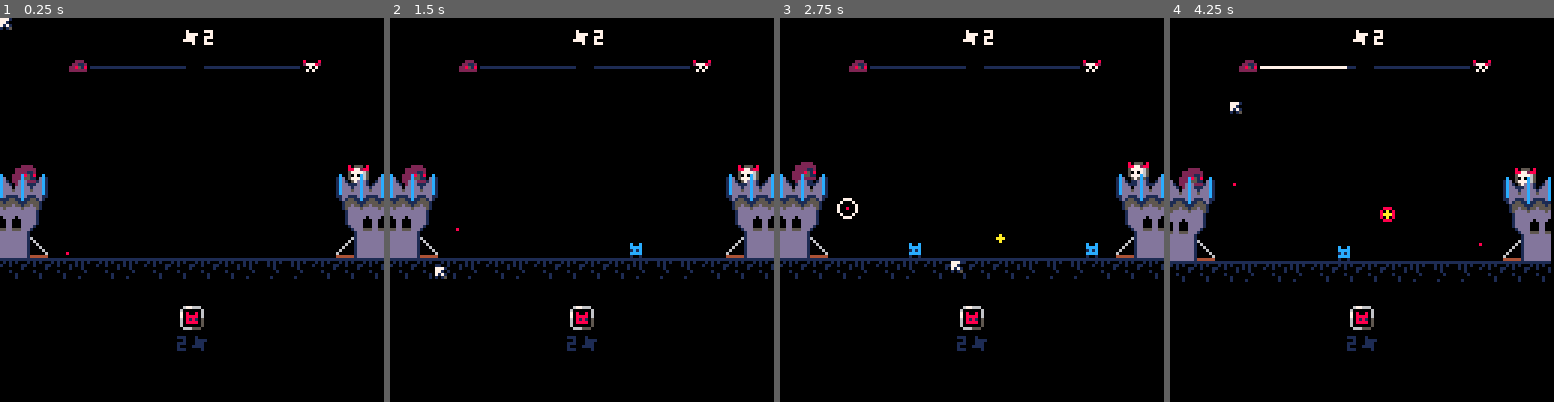
Above: before the commit, frames 1-4 (left to right).
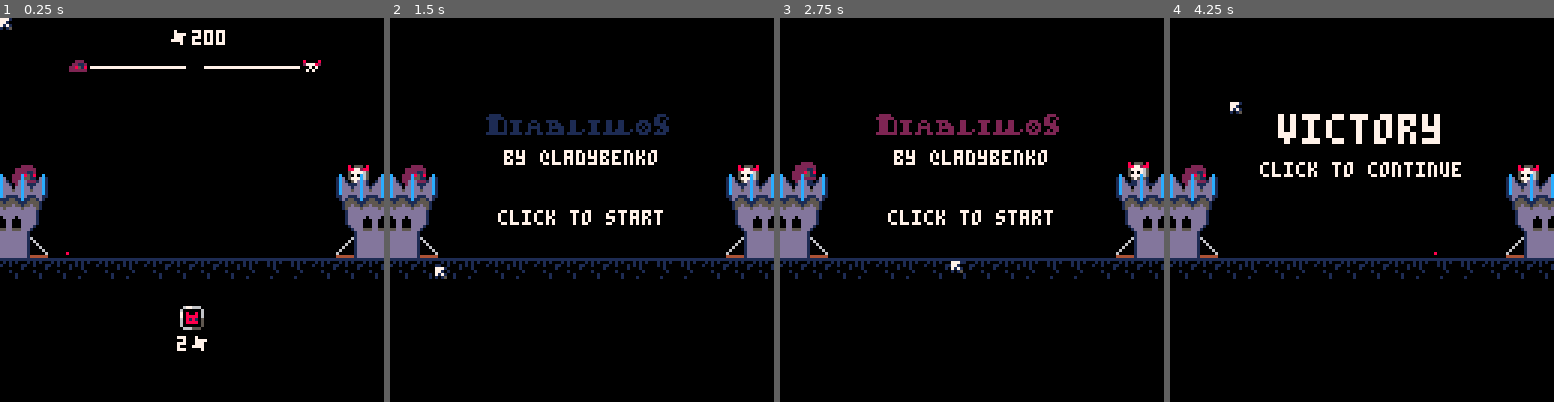
Above: after the commit, the same moments.

Repository: belen-albeza/ldjam-55
Game: PICO-8 cartridge ld55.p8
The game is run twice, just before and just after one commit, with the same random seed, the same clock (stepped at 60 frames per second) and the same inputs.
Inputs (mouse positions are in pixels of both pictures, inside the frame that each line leads up to):
- Up to frame 1 (0.25 s): no input
- Up to frame 2 (1.5 s): click (670, 121) at 0.67 s; tap O (Z key) at 0.7 s; click (436, 267) at 1.22 s
- Up to frame 3 (2.75 s): tap O (Z key) at 1.7, 2.1, 2.5 s; click (887, 114) at 1.77 s; click (952, 259) at 2.32 s
- Up to frame 4 (4.25 s): click (1404, 106) at 2.87 s; tap O (Z key) every 0.4 s from 2.9 to 4.1 s; click (1465, 256) at 3.42 s; click (1231, 102) at 3.97 s

The runs differ from the first frame. In frame 1, 0.8% of the frame differs, in the area x 23-79%, y 3-87%; in frame 2, 3.7%; in frame 3, 3.9%; in frame 4, 8.8%, in the area x 0-100%, y 3-87%.

Commit message:
victory and gameover

Diff:
--- a/ld55.p8
+++ b/ld55.p8
@@ -3,7 +3,17 @@
 __lua__
 -- general
 
+screen=nil
+
 function _init()
+	debug=true
+	reset_game()
+
+	--init_start()
+	reset_level()
+end
+
+function reset_game()
 	poke(0x5f2d,0x3)
 	screen="start"
 
@@ -30,10 +40,8 @@
 		down=false,
 		hover=false
 	}
+	update_mouse()
 	buttons={}
-
-	--init_start()
-	reset_level()
 end
 
 function _draw()
@@ -41,6 +49,10 @@
 		draw_start()
 	elseif screen=="level" then
 		draw_level()
+	elseif screen=="victory" then
+		draw_victory()
+	elseif screen=="gameover" then
+		draw_gameover()
 	end
 end
 
@@ -49,10 +61,15 @@
 		update_start()
 	elseif screen=="level" then
 		update_level()
+	elseif screen=="victory" then
+		update_victory()
+	elseif screen=="gameover" then
+		update_gameover()
 	end
 end
 
 function init_start()
+	towers={}
 	spawn_tower(0,100)
 	spawn_tower(112,100)
 end
@@ -106,6 +123,10 @@
 end
 
 function update_level()
+	if debug and btnp(🅾️) then
+		init_victory()
+	end
+
 	t+=1
 
 	update_mouse()
@@ -126,17 +147,20 @@
 end
 
 function reset_level()
+	t=0
 	screen="level"
 	souls=2
-
-	ally_t=spawn_tower(0,100)
-	baddie_t=spawn_tower(112,100)
+	towers={}
+	if debug then
+		souls=200
+	end
+
+	ally_t=spawn_tower(0,1)
+	baddie_t=spawn_tower(112,1)
 
 	ally_bar=make_bar(22,16,32,1,ally_t.life,ally_t.life,83)
 	baddie_bar=make_bar(68,16,32,1,baddie_t.life,baddie_t.life,84,true)
 
-	ally_bar.val=0
-	baddie_bar.val=0
 	buy_small_btn=make_button(60,96,17,on_small_click,"2✽")
 
 	spawn_minion(128,80,-1)
@@ -145,6 +169,10 @@
 end
 
 function maybe_spawn_baddie_minion()
+	if baddie_t.life==0 then
+		return
+	end
+
 	if t%(minion_spawn_ratio)==0 then
 			minion_spawn_ratio=180+flr(rnd(30))
 			spawn_minion(128,80,-1)
@@ -159,6 +187,78 @@
 
 		return spawn_soul_pickup()
 	end
+end
+
+-- victory screen
+
+function init_victory()
+	sfx(7)
+	screen="victory"
+	buttons={}
+	minions={}
+end
+
+function update_victory()
+	t+=1
+	update_mouse()
+
+	foreach(pickups,update_pickup)
+	foreach(towers,update_tower)
+
+	if mouse.down then
+		reset_game()
+		init_start()
+	end
+end
+
+function draw_victory()
+	cls()
+	draw_floor(80)
+
+	foreach(pickups,draw_pickup)
+	foreach(towers,draw_tower)
+
+	local txt="victory"
+	print("\^w\^t"..txt,text_center(txt,64,2),32,7)
+	txt="click to continue"
+	print(txt,text_center(txt),48)
+	draw_mouse()
+end
+
+-- gameover
+
+function init_gameover()
+	sfx(7)
+	screen="gameover"
+	buttons={}
+	minions={}
+end
+
+function update_gameover()
+	t+=1
+	update_mouse()
+
+	foreach(pickups,update_pickup)
+	foreach(towers,update_tower)
+
+	if mouse.down then
+		reset_game()
+		init_start()
+	end
+end
+
+function draw_gameover()
+	cls()
+	draw_floor(80)
+
+	foreach(pickups,draw_pickup)
+	foreach(towers,draw_tower)
+
+	local txt="game over"
+	print("\^w\^t"..txt,text_center(txt,64,2),32,7)
+	txt="click to continue"
+	print(txt,text_center(txt),48)
+	draw_mouse()
 end
 -->8
 -- minions
@@ -234,6 +334,10 @@
 	m.t+=1
 	m.flash=max(0,m.flash-1)
 
+	if ally_t.life<=0 or ally_t.life<=0 then
+		return
+	end
+
 	if m.status=="move" then
 		update_minion_move(m)
 	elseif m.status=="attack" then
@@ -441,6 +545,8 @@
 -- towers ------------
 
 function draw_tower(tw)
+	clip(0,0,128,80)
+
 	draw_necromancer(tw)
 
 	if tw.flash>0 then
@@ -448,8 +554,10 @@
 	end
 
 	local flipx=tw.x>64
-	spr(64,tw.x,48,2,4,flipx)
+	spr(64,tw.x,tw.y,2,4,flipx)
+
 	pal()
+	clip()
 end
 
 function draw_necromancer(tw)
@@ -461,19 +569,34 @@
 		wzd=68
 	end
 
-	spr(wzd,x,48+offset_y)
-end
-
-function update_tower(t)
-	t.flash=max(0,t.flash-1)
+	spr(wzd,x,tw.y+offset_y)
+end
+
+function update_tower(tw)
+	tw.t+=1
+	tw.flash=max(0,tw.flash-1)
+
+	if screen!="level" then
+		return
+	end
+
+	if tw.life<=0 then
+		if tw.y<80 then
+			tw.y+=rnd(2)/2
+		else
+			destroy_tower(tw)
+		end
+	end
 end
 
 
 function spawn_tower(x,life)
 	local t={
 		x=x,
+		y=48,
 		life=life,
-		flash=0
+		flash=0,
+		t=0,
 	}
 
 	add(towers,t)
@@ -495,7 +618,15 @@
 	end
 
 	if t.life<=0 then
-		destroy_tower(t)
+		t.t=0
+		sfx(8)
+
+		-- delete minions inside towers
+		for m in all(minions) do
+			if m.x<16 or m.x>112 then
+				del(minions,m)
+			end
+		end
 	end
 end
 
@@ -507,14 +638,6 @@
 	end
 end
 
-function init_gameover()
-
-end
-
-function init_victory()
-
-end
-
 function is_ally_tower(tw)
 	return tw.x<64
 end
@@ -555,12 +678,16 @@
 	return sqrt(dx*dx + dy*dy)
 end
 
-function text_center(txt,src_x)
+function text_center(txt,src_x,scale)
+	if scale==nil then
+		scale=1
+	end
+
 	if src_x==nil then
 		src_x=64
 	end
 
-	return src_x-(#txt*2)
+	return src_x-(#txt*2*scale)
 end
 -->8
 -- ui
@@ -617,7 +744,7 @@
 
 	if b.label!=nil then
 		local x=text_center(b.label,b.x+3)
-		print(b.label,x,b.y+10)
+		print(b.label,x,b.y+10,7)
 	end
 end
 
@@ -731,6 +858,7 @@
 function disable_unaffordable()
 	buy_small_btn.disabled=
 		souls<price_for_minion("small")
+	 or ally_t.life<=0
 end
 __gfx__
 00000000777100007881000000000000000000000000000000000000000000001111111111111111000000000000000000000000000000000000000000000000
Not shown, changed: the sound effects (__sfx__) section of ld55.p8
